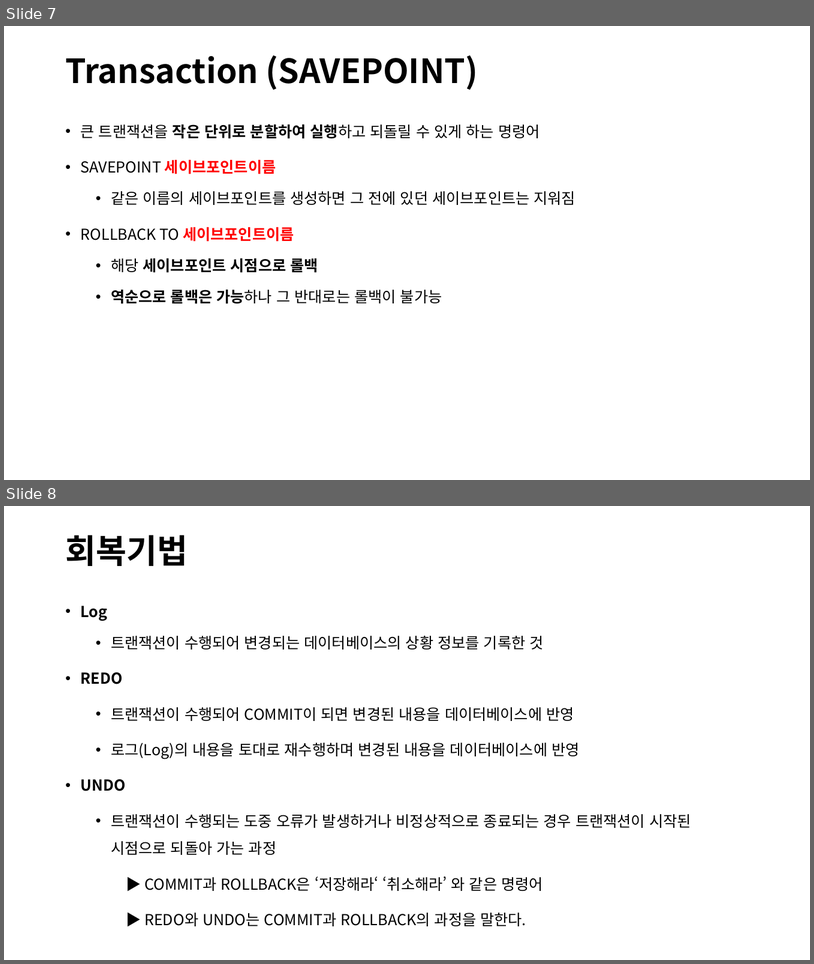
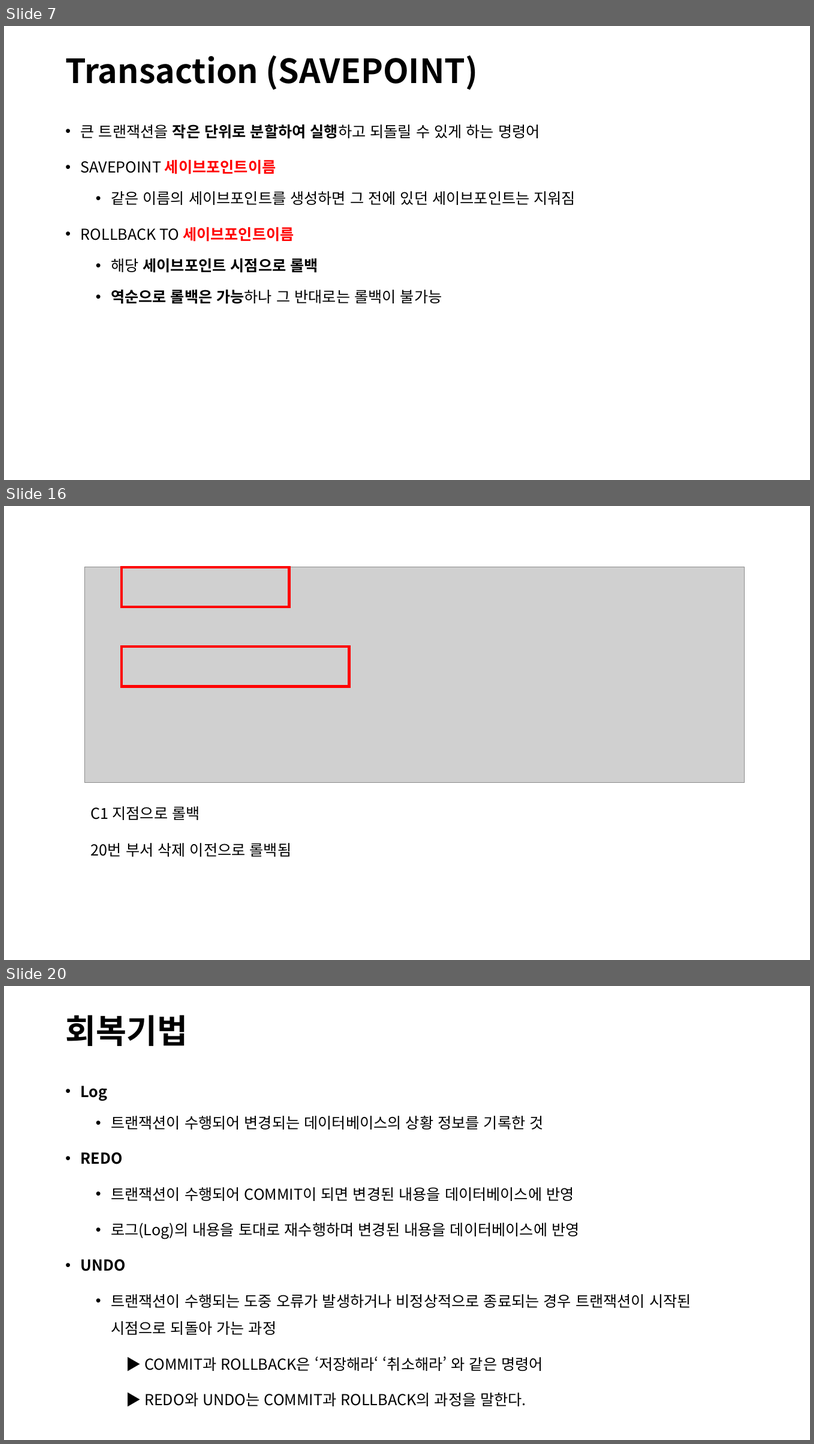
Before and after one commit to lhs501/mirim, a slide deck: 8-SQL-TCL_-_Transaction.pptx. Shown one above the other, each under a label of ours: slides 7 and 8 before the commit, slides 7, 16 and 20 after it; the slides between them are not shown. The pictures are 814x964 and 814x1444 pixels, drawn with LibreOffice and Linux fonts; fonts in the diff are those of the drawing; grey boxes stand for pictures. Boxes give left, top, right and bottom in pixels: in the first picture for what was removed or moved away, otherwise in the second. Text is boxed around its words. In the diff, an @@ line names an element or a change of style, - is before the commit and + after.

```diff
--- a/8-SQL-TCL_-_Transaction.pptx
+++ b/8-SQL-TCL_-_Transaction.pptx
@@ slide 16 added at [4,506,810,960], background #FFFFFF @@
@@ picture added at [85,567,745,783] @@
@@ rectangle added at [122,567,290,607], outline #FF0000 3 pt @@
@@ rectangle added at [122,646,350,686], outline #FF0000 3 pt @@
@@ text added at [91,806,292,856], 18 pt, text #000000 @@
+C1 지점으로 롤백
+20번 부서 삭제 이전으로 롤백됨
@@ what was slide 8 is now slide 20 @@
```
Also in this commit, not shown: 11 other slides added.
